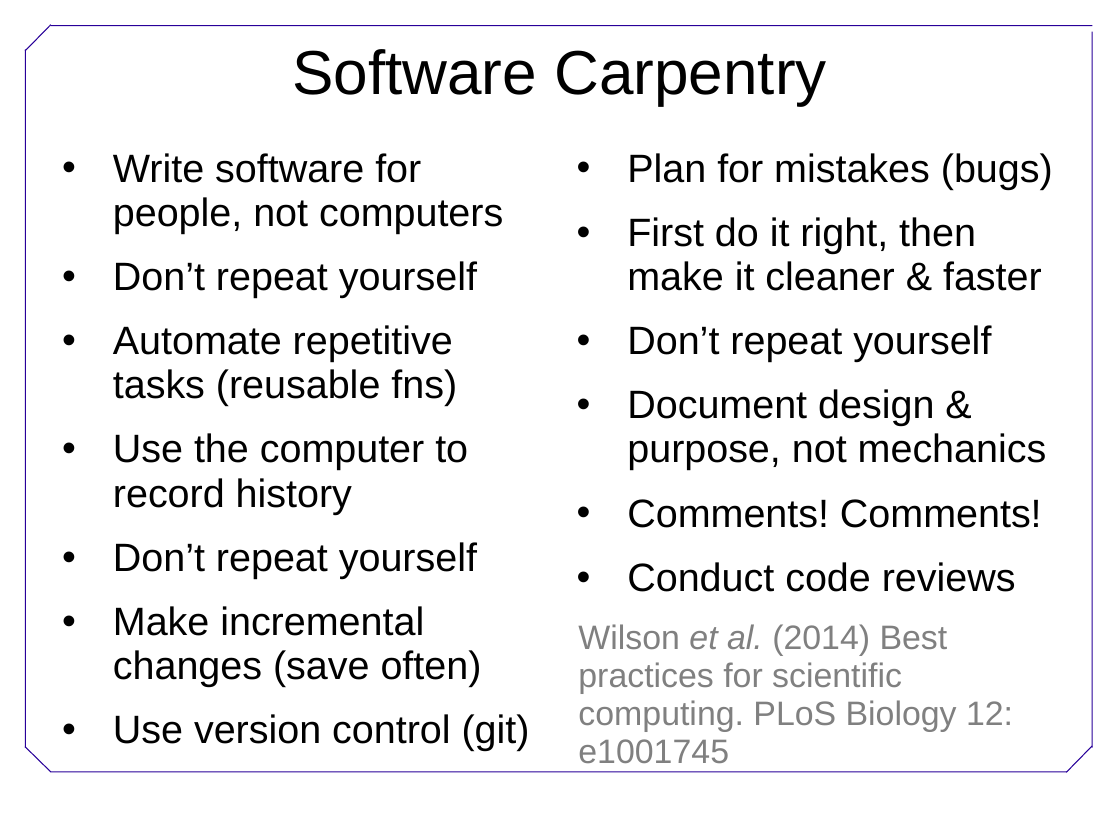
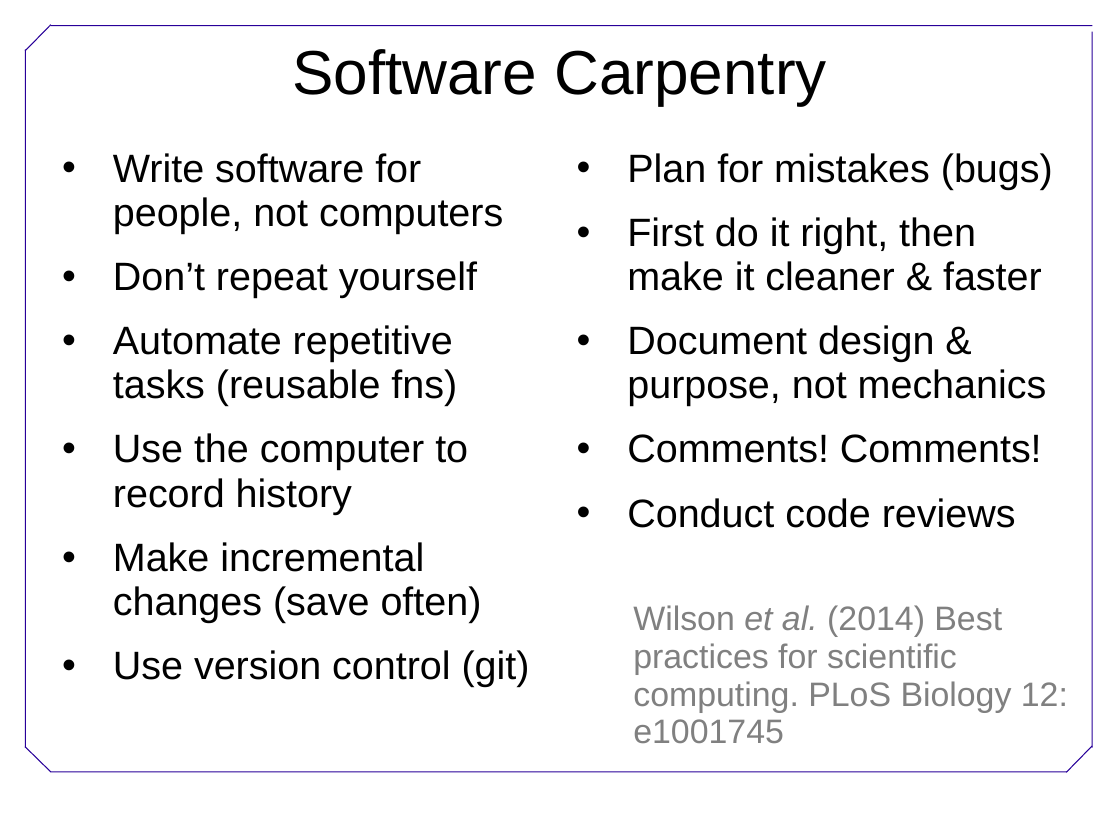
Before and after one commit to megarcia/SWC_Python, a slide deck: slide 2 of SWC_Python_Intro.pptx. Drawn at 1120x840 pixels with LibreOffice and Linux fonts; fonts in the diff are those of the drawing; background and template pictures are left out. Boxes give left, top, right and bottom in pixels: in the first picture for what was removed or moved away, otherwise in the second. Text is boxed around its words. In the diff, an @@ line names an element or a change of style, - is before the commit and + after.

```diff
--- a/SWC_Python_Intro.pptx
+++ b/SWC_Python_Intro.pptx
@@ text at [627,325,991,362]: paragraph removed @@
-• Don’t repeat yourself
@@ text at [113,542,477,579]: paragraph removed @@
-• Don’t repeat yourself
@@ text "Wilson et al. (2014) Best ...": place and size @@
-text "Wilson et al. (2014) Best ..." at [578,624,1013,763]
+text "Wilson et al. (2014) Best ..." at [633,605,1068,743]
```
Also in this commit, not shown: 6 other slides changed.
